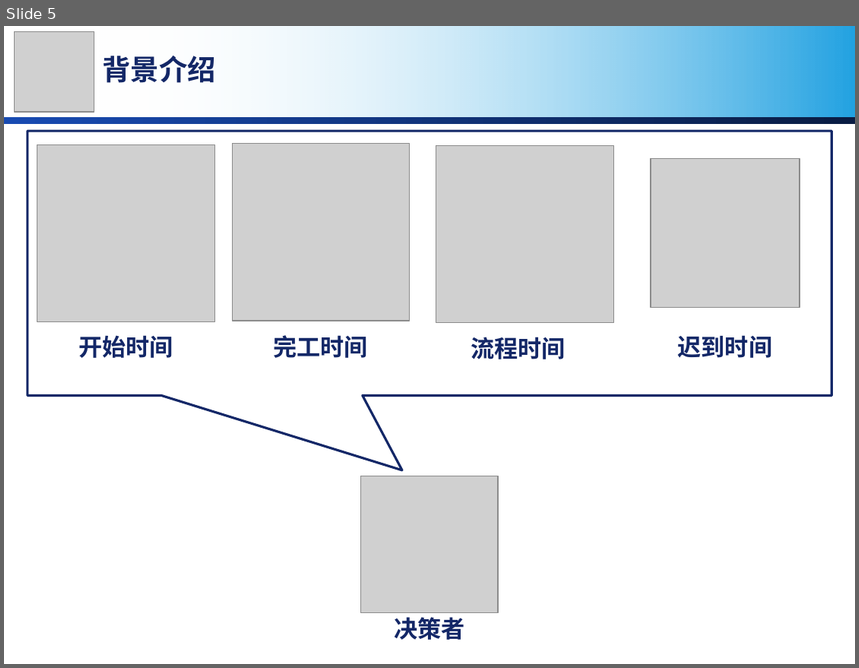
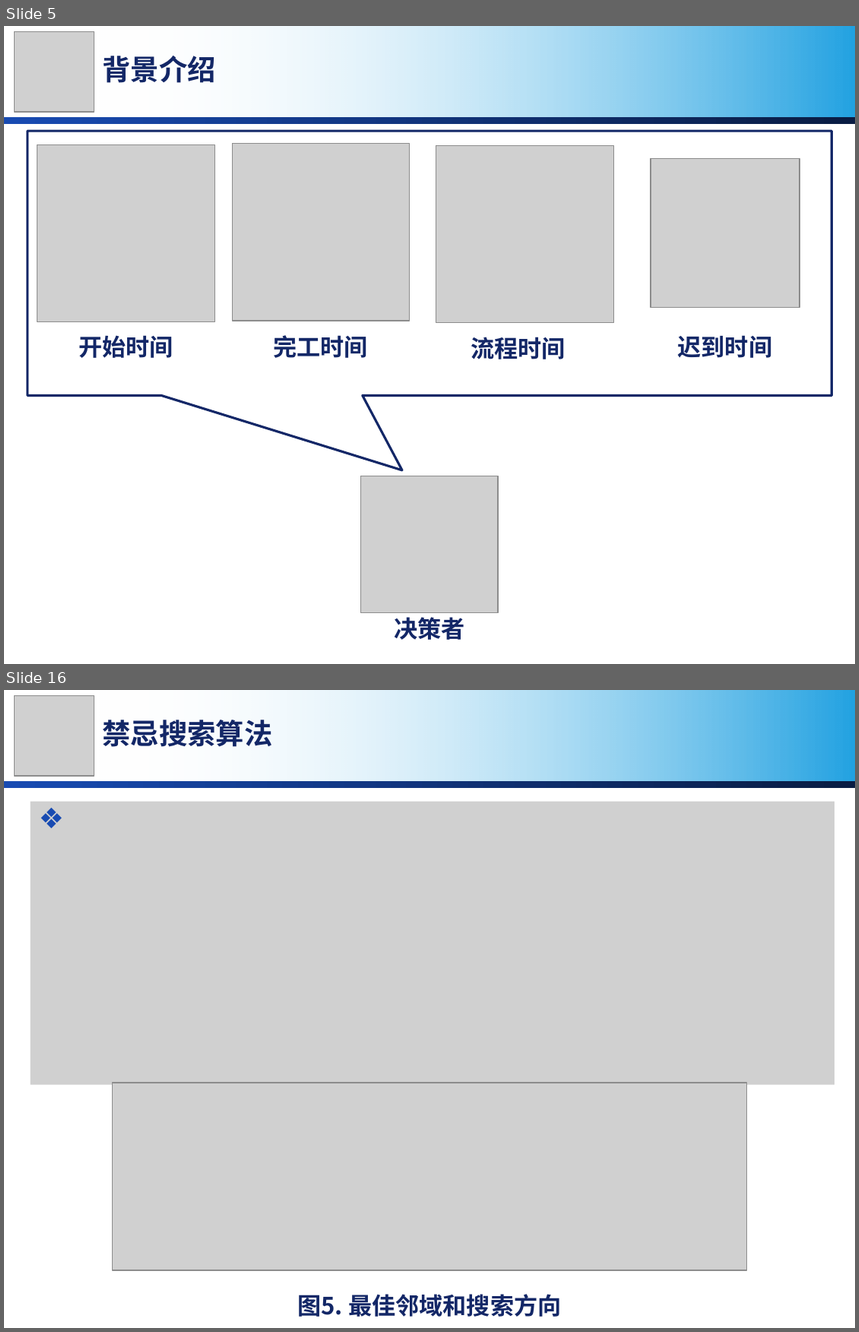
Before and after one commit to MirrichWangD/MUST, a slide deck: 管理學導論/presentation.pptx. Shown one above the other, each under a label of ours: slide 5 before the commit, slides 5 and 16 after it; the slides between them are not shown. The pictures are 859x668 and 859x1332 pixels, drawn with LibreOffice and Linux fonts; fonts in the diff are those of the drawing; grey boxes stand for pictures; background and template pictures are left out. Boxes give left, top, right and bottom in pixels: in the first picture for what was removed or moved away, otherwise in the second. Text is boxed around its words. In the diff, an @@ line names an element or a change of style, - is before the commit and + after.

```diff
--- a/管理學導論/presentation.pptx
+++ b/管理學導論/presentation.pptx
@@ slide 16 added at (4, 690, 855, 1328), background #FFFFFF; not listed: 2 template elements that a slide beside it also shows @@
@@ picture added at (14, 695, 94, 775) @@
@@ text added at (103, 720, 273, 747), 24 pt, text #132767, bold @@
+禁忌搜索算法
@@ picture added at (31, 802, 835, 1085) @@
@@ picture added at (112, 1083, 747, 1271) @@
@@ text added at (297, 1294, 561, 1317), 20 pt, text #132767, bold @@
+图5. 最佳邻域和搜索方向
```
Also in this commit, not shown: 9 slides changed, 16 other slides added.
